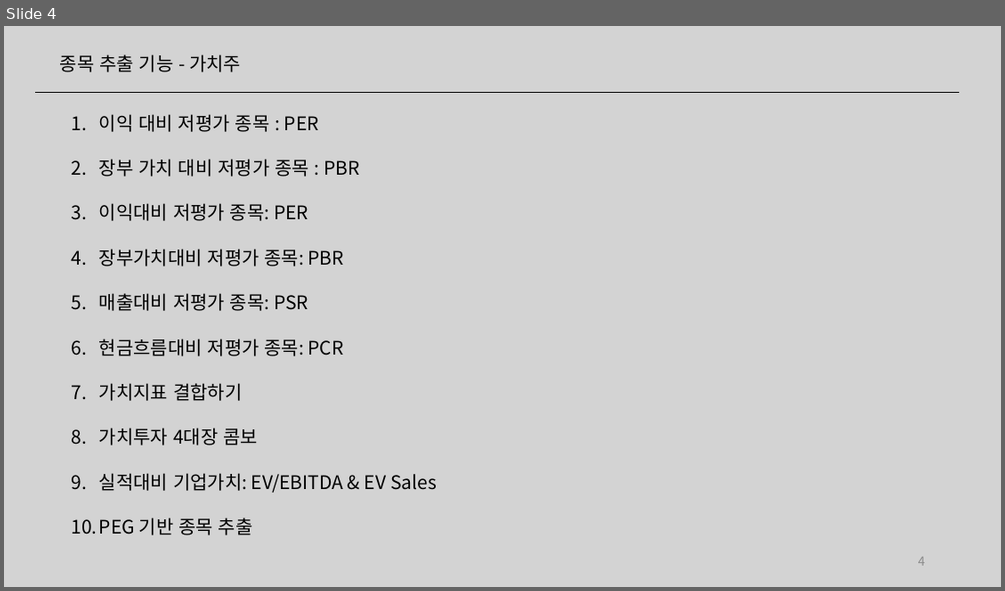
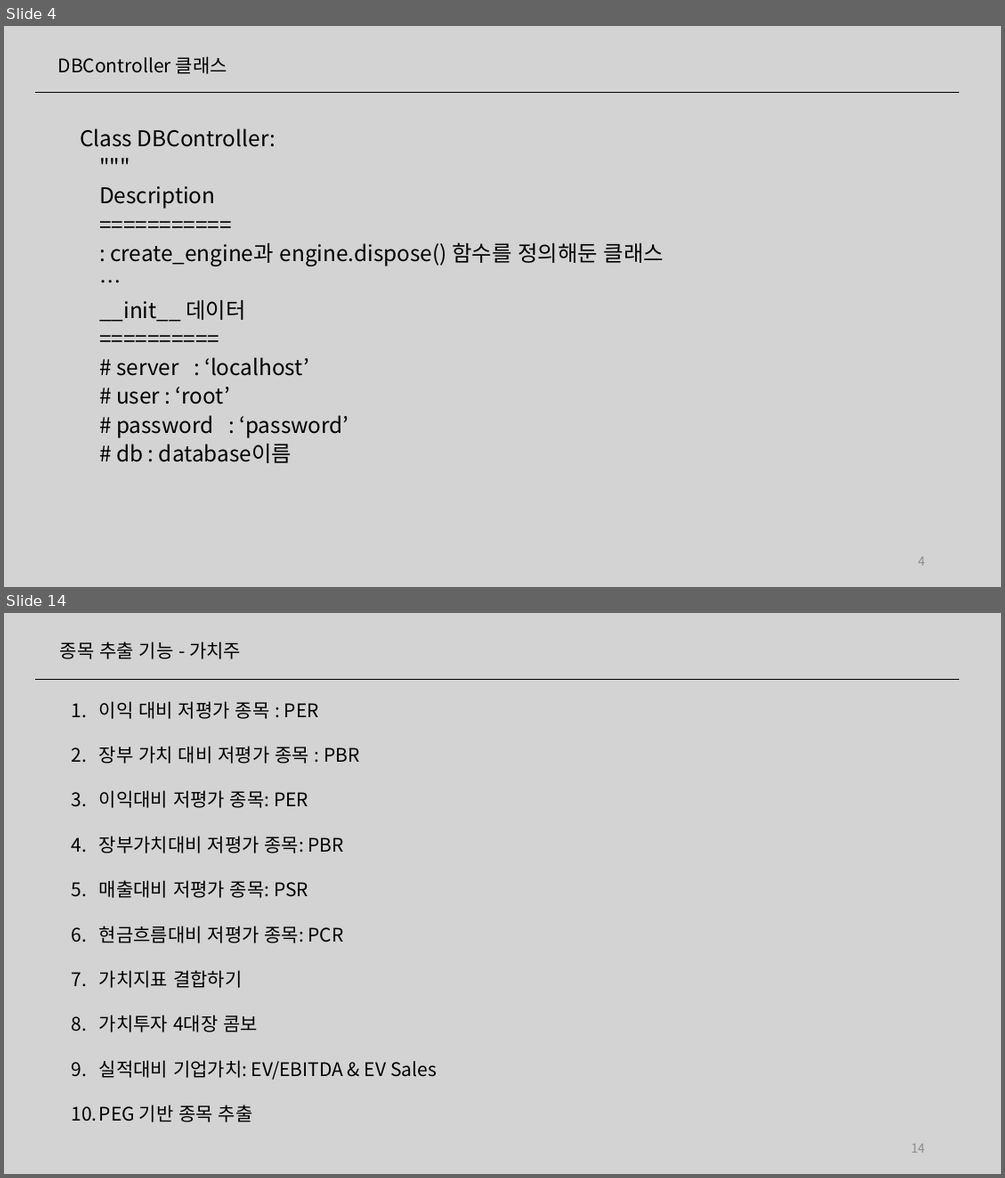
Before and after one commit to ddiyoung/find_value_stocks, a slide deck: 20011656_우지훈.pptx. Shown one above the other, each under a label of ours: slide 4 before the commit, slides 4 and 14 after it; the slides between them are not shown. The pictures are 1005x591 and 1005x1178 pixels, drawn with LibreOffice and Linux fonts; fonts in the diff are those of the drawing. Boxes give left, top, right and bottom in pixels: in the first picture for what was removed or moved away, otherwise in the second. Text is boxed around its words. In the diff, an @@ line names an element or a change of style, - is before the commit and + after.

```diff
--- a/20011656_우지훈.pptx
+++ b/20011656_우지훈.pptx
@@ slide 4 added at (4,26,1001,587), background #D3D3D3 @@
@@ text added at (58,56,227,74), 18 pt, text #000000 @@
+DBController 클래스
@@ line added from (35, 92) to (959, 92), #000000 0.5 pt @@
@@ text added at (80,128,663,463), 20.9 pt, text #000000 @@
+Class DBController:
+"""
+Description
+===========
+: create_engine과 engine.dispose() 함수를 정의해둔 클래스
+…
+__init__ 데이터
+==========
+# server : ‘localhost’
+# user : ‘root’
+# password : ‘password’
+# db : database이름
@@ page number added at (918,556,925,565), 12 pt, text #8C8C8C @@
+4
@@ what was slide 4 is now slide 14 @@
@@ page number at (911,1143,925,1152): text changed @@
-4
+14
```
Also in this commit, not shown: 4 slides changed, 10 other slides added, 47 slides removed, 10 other files.
